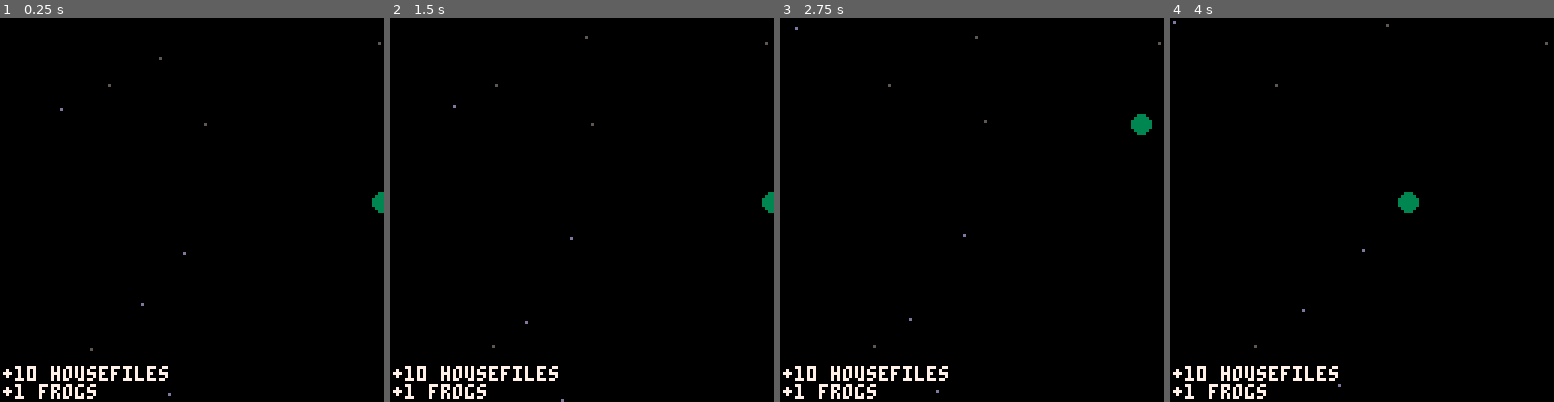
Above: before the commit, frames 1-4 (left to right).
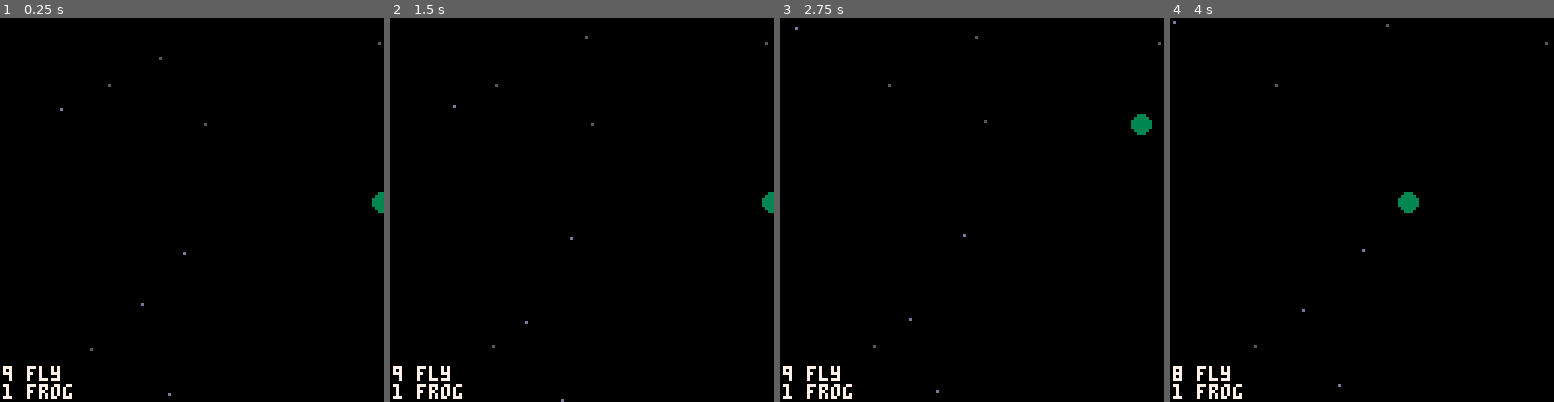
Above: after the commit, the same moments.

Repository: camerongoble/piconoc
Game: PICO-8 cartridge ecosystem.p8
Same seed, same stepped clock (60 frames per second), same inputs: the game is played once before the commit and once after it.
Inputs:
- Up to frame 1 (0.25 s): no input
- Up to frame 2 (1.5 s): tap X (X key) at 0.33, 1.07 s; tap O (Z key) at 0.7 s
- Up to frame 3 (2.75 s): hold Right 1.6-2.1 s; tap O (Z key) at 1.7, 2.1, 2.5 s; tap X (X key) at 1.85 s; hold Up 2.15-2.42 s; hold Right from 2.47 s (still down)
- Up to frame 4 (4 s): tap O (Z key) at 2.9, 3.3, 3.7 s; tap X (X key) at 2.97 s; release Right at 3.03 s; hold Left 3.08-3.58 s; hold Down 3.63-3.97 s

The runs differ from the first frame. In frame 1, 1.0% of the frame differs, in the area x 0-44%, y 90-100%; in frame 2, 1.0%; in frame 3, 1.0%; in frame 4, 1.0%.

Commit message:
Added "gulp" when frog eats fly Fixed population report when critters get eaten

Diff:
--- a/animals/frog.lua
+++ b/animals/frog.lua
@@ -40,7 +40,6 @@
     }
     add(world, frog)
   end
-  add_caption("+"..n .. " frogs")
 end
 
 function _draw_frog(self)
--- a/animals/housefly.lua
+++ b/animals/housefly.lua
@@ -34,7 +34,6 @@
   }
   add(world, f)
  end
- add_caption("+"..n .. " housefiles")
 end
 
 function _draw_fly(self)
--- a/ecosystem.p8
+++ b/ecosystem.p8
@@ -109,6 +109,11 @@
  reset_acceleration(world)
  update_selves(world)
  qualia_cache = cache_qualia(world)
+ captions = {txt_lines={}, color = 7}
+ for k,v in pairs(qualia_cache) do
+  local txt=tostr(#qualia_cache[k].." "..k)
+  add_caption(txt)
+ end
  enact_qualia(world, qualia_cache)
  resolve_velocity(world)
  resolve_position(world)
@@ -301,7 +306,7 @@
      -- destroy thing from the world:
      del(world, buffet[1])
      -- critter reacts to having noms:
-     printh("****nom*****")
+     sfx(11)
     end
    end
   end
Not shown, changed: the sound effects (__sfx__) section of ecosystem.p8
